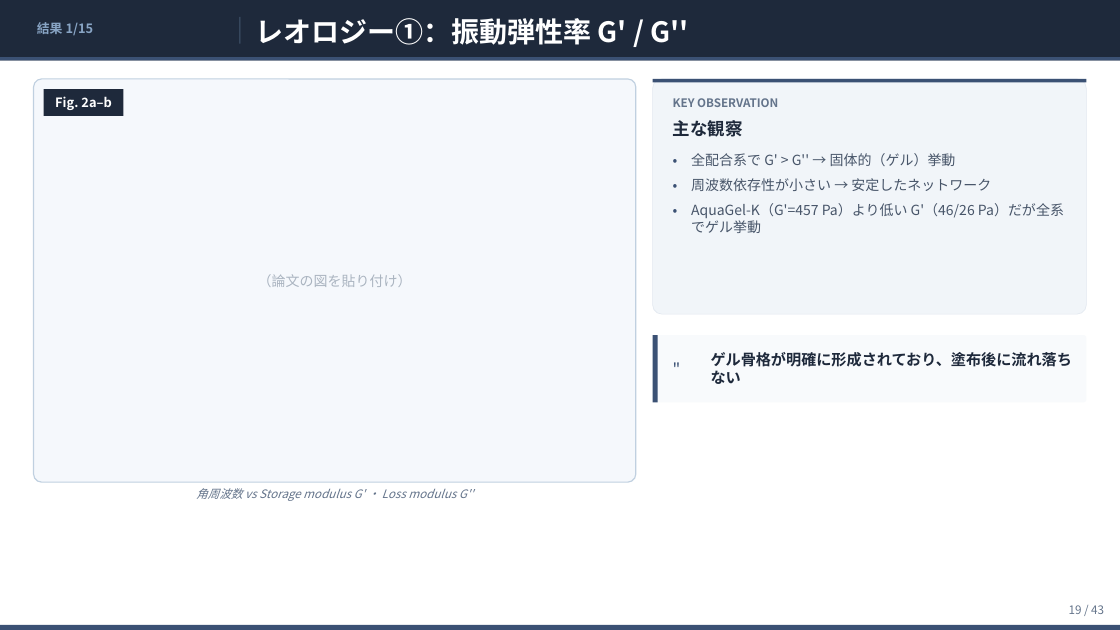
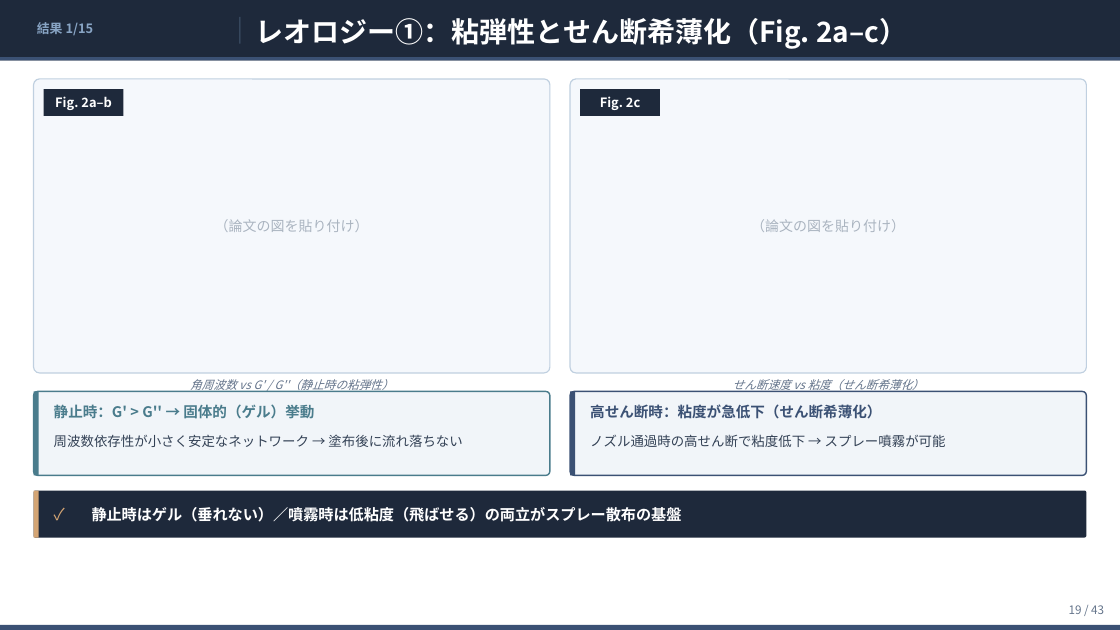
Before and after one commit to ytaisei0525-design/my-first-claude, a slide deck: slide 19 of slides.pptx. Drawn at 1120x630 pixels with LibreOffice and Linux fonts; fonts in the diff are those of the drawing. Boxes give left, top, right and bottom in pixels: in the first picture for what was removed or moved away, otherwise in the second. Text is boxed around its words. In the diff, an @@ line names an element or a change of style, - is before the commit and + after.

```diff
--- a/slides.pptx
+++ b/slides.pptx
@@ text at <box>255,18,907,49</box>: text changed @@
-レオロジー①：振動弾性率 G' / G''
+レオロジー①：粘弾性とせん断希薄化（Fig. 2a–c）
@@ text "（論文の図を貼り付け）": place and size @@
-text "（論文の図を貼り付け）" at <box>258,274,412,287</box>
+text "（論文の図を貼り付け）" at <box>215,219,369,232</box>
@@ rounded rectangle: place and size @@
-rounded rectangle at <box>34,79,636,482</box>
+rounded rectangle at <box>34,79,550,373</box>
@@ rounded rectangle: place and size @@
-rounded rectangle at <box>653,79,1086,314</box>
+rounded rectangle at <box>571,79,1087,373</box>
@@ rounded rectangle at <box>571,79,1087,373</box>: fill #F1F5F9 to #F5F8FC; outline #E2E8F0 0.5 pt to #C0D0E0 1 pt; proportions changed @@
@@ rectangle added at <box>581,89,660,116</box>, fill #1E293B @@
@@ rectangle removed at <box>653,79,1086,82</box> @@
@@ text added at <box>600,96,640,110</box>, 11 pt, text #FFFFFF, bold @@
+Fig. 2c
@@ text removed at <box>673,98,778,107</box> @@
-KEY OBSERVATION
@@ text removed at <box>673,120,743,137</box> @@
-主な観察
@@ text removed at <box>670,150,686,175</box> @@
-•
@@ text removed at <box>670,175,686,200</box> @@
-•
@@ text removed at <box>670,200,686,225</box> @@
-•
@@ text removed at <box>691,203,1064,233</box> @@
-AquaGel-K（G'=457 Pa）より低い G'（46/26 Pa）だが全系でゲル挙動
@@ text added at <box>751,219,905,232</box>, 12 pt, text #AAB4C0 @@
+（論文の図を貼り付け）
@@ rounded rectangle removed at <box>653,335,1086,402</box> @@
@@ text removed at <box>670,335,703,402</box> @@
-"
@@ text removed at <box>711,352,1072,384</box> @@
-ゲル骨格が明確に形成されており、塗布後に流れ落ちない
@@ text at <box>190,379,393,392</box>: text changed @@
-角周波数 vs Storage modulus G' ・ Loss modulus G''
+角周波数 vs G' / G''（静止時の粘弾性）
@@ text added at <box>733,379,924,392</box>, 10 pt, text #64748B, italic @@
+せん断速度 vs 粘度（せん断希薄化）
@@ rounded rectangle added at <box>34,392,550,476</box>, fill #F1F5F9, outline #4A7C8C 1.2 pt @@
@@ rectangle added at <box>34,392,39,476</box>, fill #4A7C8C @@
@@ text at <box>54,404,314,419</box>: text changed; size 12 to 12.5 pt; text colour #475569 to #4A7C8C; bold on @@
-全配合系で G' > G'' → 固体的（ゲル）挙動
+静止時：G' > G'' → 固体的（ゲル）挙動
@@ rectangle: place and size @@
-rectangle at <box>653,335,658,402</box>
+rectangle at <box>571,392,576,476</box>
@@ rounded rectangle added at <box>571,392,1087,476</box>, fill #F1F5F9, outline #3B5174 1.2 pt @@
@@ text added at <box>590,404,881,419</box>, 12.5 pt, text #3B5174, bold @@
+高せん断時：粘度が急低下（せん断希薄化）
@@ text at <box>54,434,462,447</box>: text changed; size 12 to 11.5 pt; text colour #475569 to #334155 @@
-周波数依存性が小さい → 安定したネットワーク
+周波数依存性が小さく安定なネットワーク → 塗布後に流れ落ちない
@@ text added at <box>590,434,946,447</box>, 11.5 pt, text #334155 @@
+ノズル通過時の高せん断で粘度低下 → スプレー噴霧が可能
@@ rounded rectangle added at <box>34,491,1086,538</box>, fill #1E293B @@
@@ rectangle added at <box>34,491,39,538</box>, fill #D4A574 @@
@@ text added at <box>50,491,84,538</box>, 14 pt, text #D4A574 @@
+✓
@@ text added at <box>92,507,682,522</box>, 13 pt, text #FFFFFF, bold @@
+静止時はゲル（垂れない）／噴霧時は低粘度（飛ばせる）の両立がスプレー散布の基盤
```
Also in this commit, not shown: 1 other slide changed, 4 other files.
